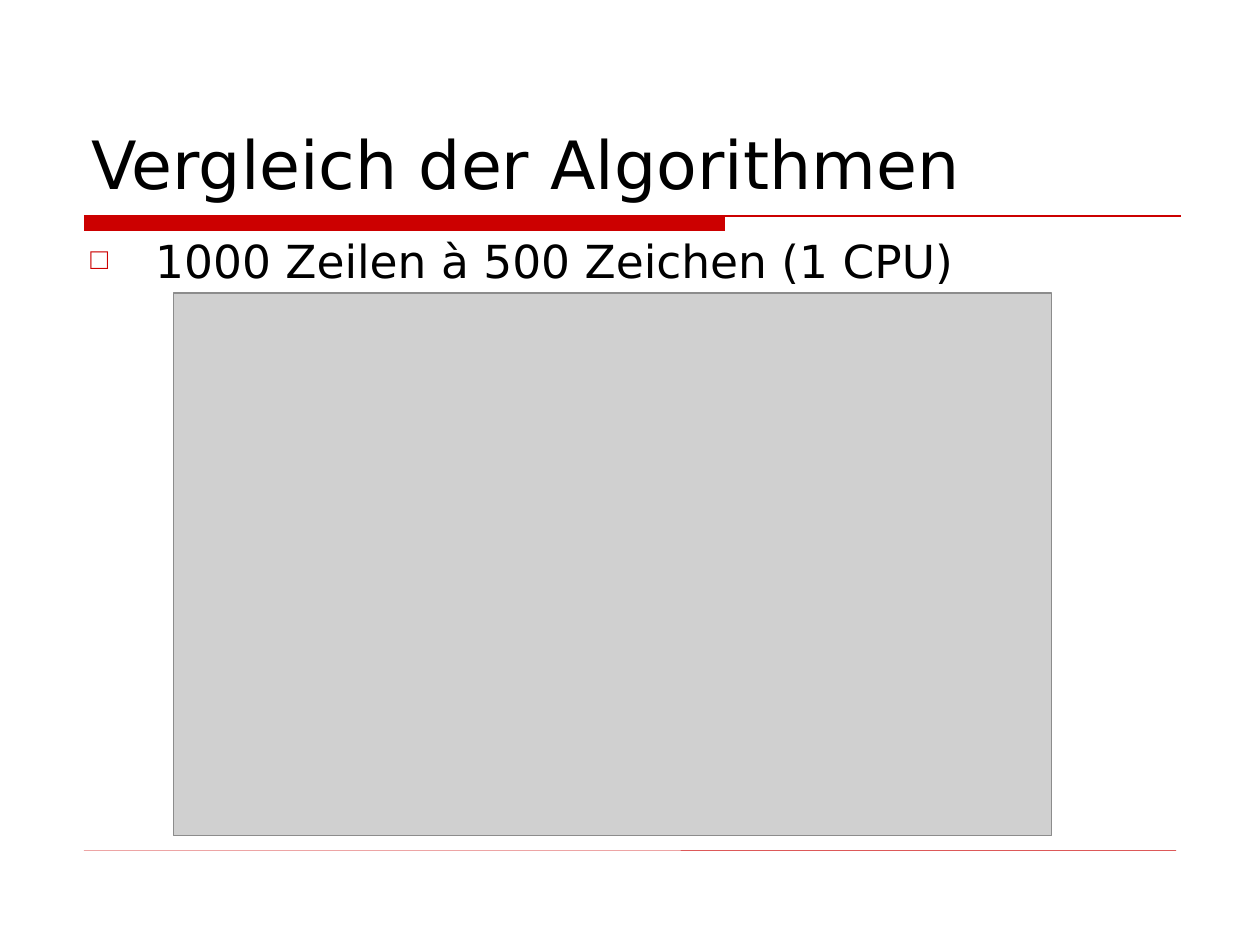
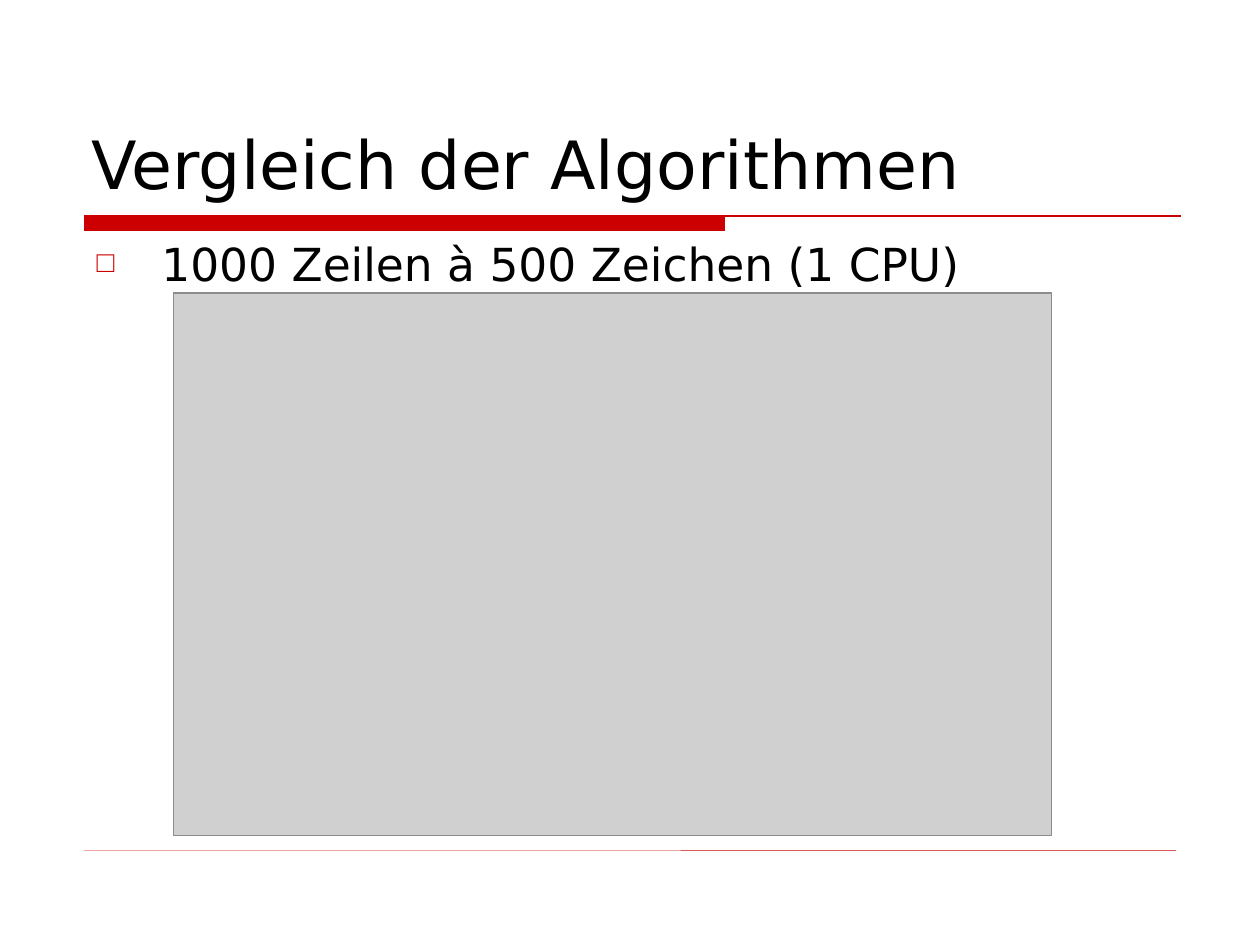
Before and after one commit to daren-thomas/sinavm, a slide deck: slide 12 of Semesterarbeit_Praesentation.ppt. Drawn at 1260x945 pixels with LibreOffice and Linux fonts; fonts in the diff are those of the drawing; grey boxes stand for pictures; background and template pictures are left out. Boxes give left, top, right and bottom in pixels: in the first picture for what was removed or moved away, otherwise in the second. Text is boxed around its words. In the diff, an @@ line names an element or a change of style, - is before the commit and + after.

```diff
--- a/Semesterarbeit_Praesentation.ppt
+++ b/Semesterarbeit_Praesentation.ppt
@@ text "1000 Zeilen à 500 Zeichen ...": place and size @@
-text "1000 Zeilen à 500 Zeichen ..." at box(155, 241, 953, 284)
+text "1000 Zeilen à 500 Zeichen ..." at box(161, 244, 959, 287)
```
Also in this commit, not shown: 2 other slides changed.
